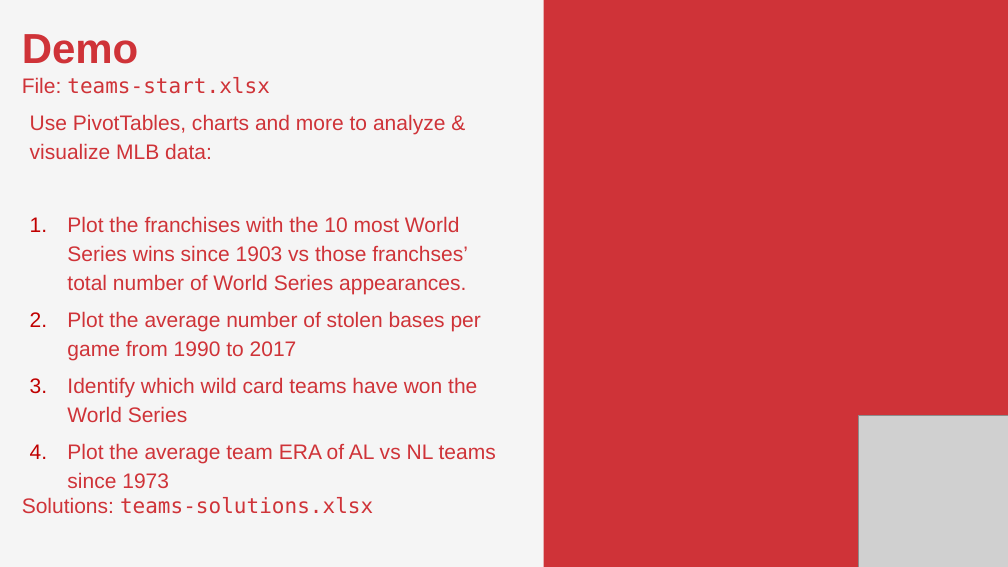
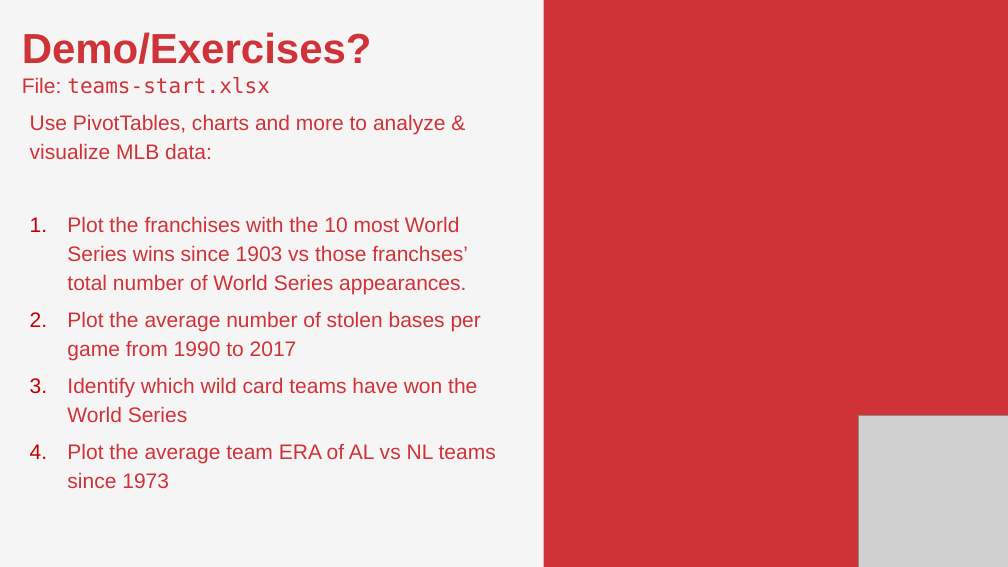
Before and after one commit to stringfestdata/pivot-table-dashboards-reports, a slide deck: slide 19 of pivot-table-dashboards-reports.pptx (slide 18 before the commit). Drawn at 1008x567 pixels with LibreOffice and Linux fonts; fonts in the diff are those of the drawing; grey boxes stand for pictures. Boxes give left, top, right and bottom in pixels: in the first picture for what was removed or moved away, otherwise in the second. Text is boxed around its words. In the diff, an @@ line names an element or a change of style, - is before the commit and + after.

```diff
--- a/pivot-table-dashboards-reports.pptx
+++ b/pivot-table-dashboards-reports.pptx
@@ text at (22,32,372,64): text changed @@
-Demo
+Demo/Exercises?
@@ text at (22,497,373,514): paragraph removed @@
-Solutions: teams-solutions.xlsx
```
Also in this commit, not shown: 2 other slides changed, 4 slides added, 1 slide removed, 47 other files.
